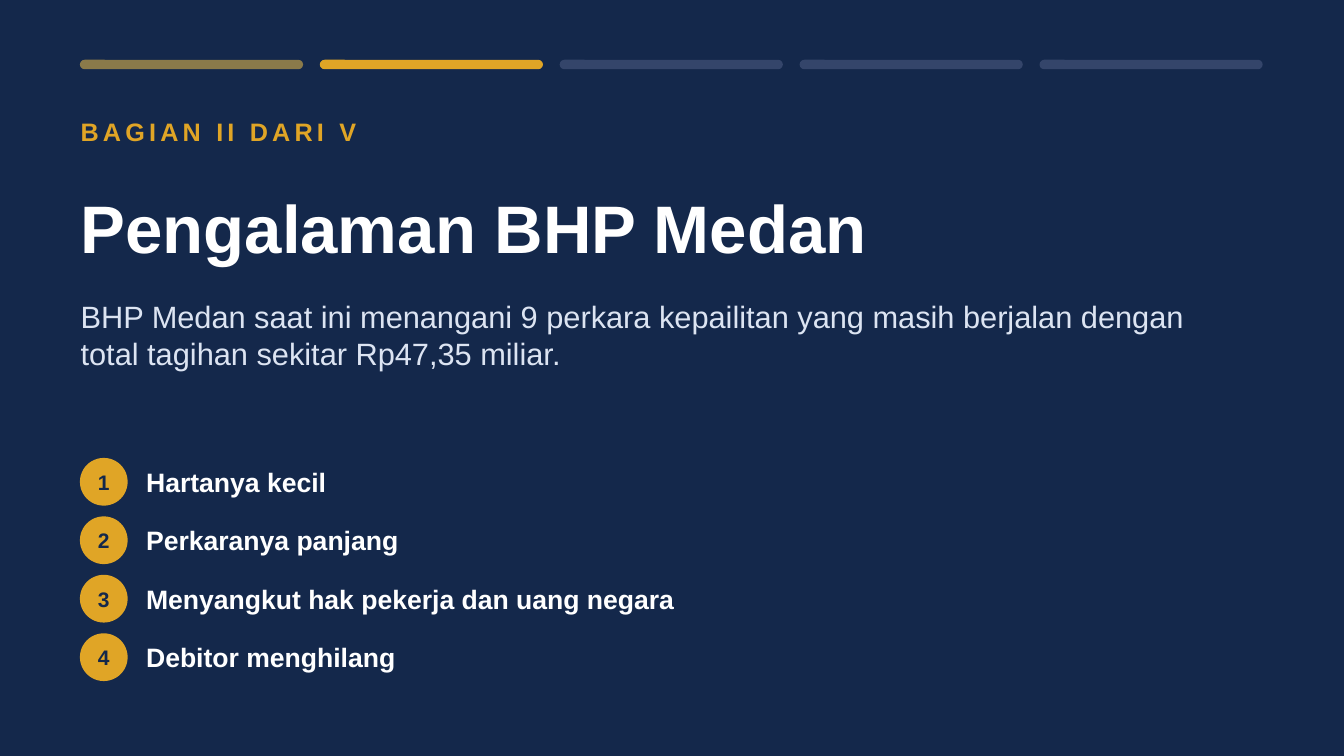
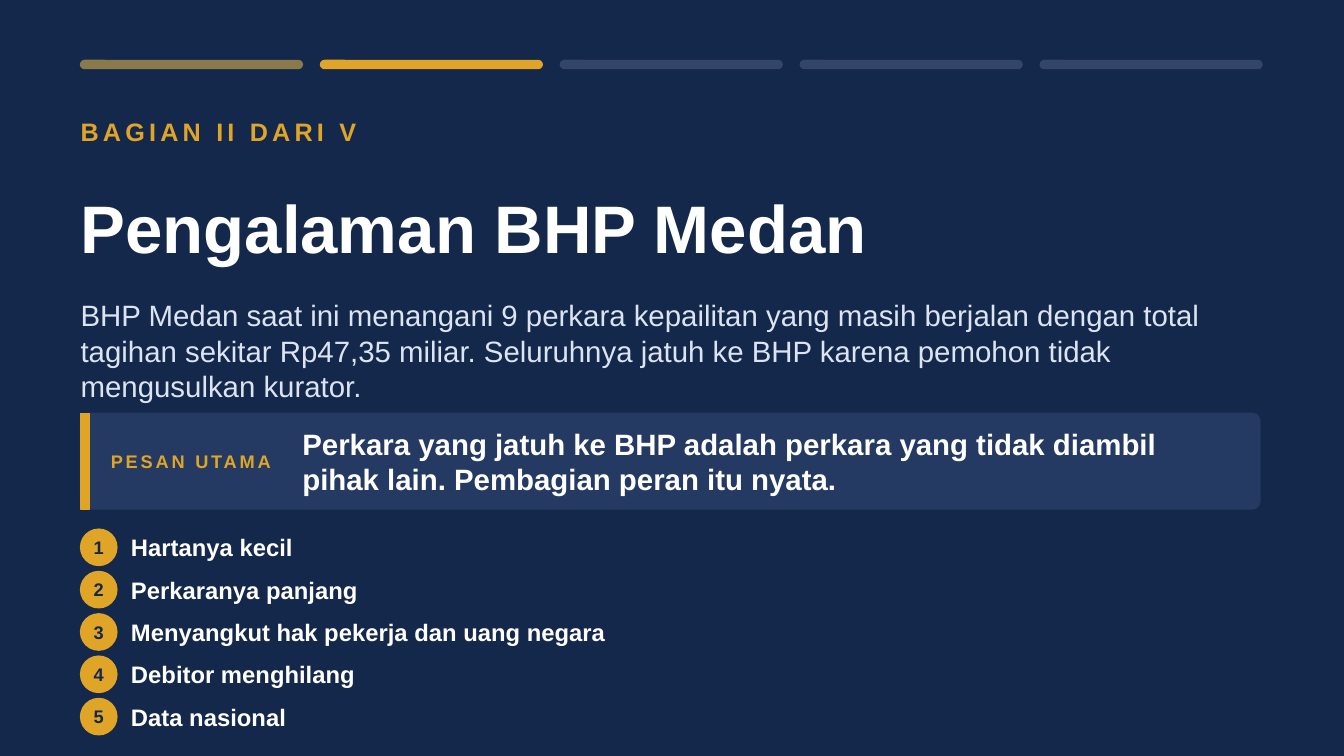
Before and after one commit to artheralawfirm-cloud/SAPAWALI, a slide deck: slide 9 of presentasi/Paparan_BHP_Medan_RUU_Profesi_Kurator.pptx (slide 8 before the commit). Drawn at 1344x756 pixels with LibreOffice and Linux fonts; fonts in the diff are those of the drawing. Boxes give left, top, right and bottom in pixels: in the first picture for what was removed or moved away, otherwise in the second. Text is boxed around its words. In the diff, an @@ line names an element or a change of style, - is before the commit and + after.

```diff
--- a/presentasi/Paparan_BHP_Medan_RUU_Profesi_Kurator.pptx
+++ b/presentasi/Paparan_BHP_Medan_RUU_Profesi_Kurator.pptx
@@ text at bbox=[81, 304, 1199, 403]: text changed; size 22 to 21 pt @@
-BHP Medan saat ini menangani 9 perkara kepailitan yang masih berjalan dengan total tagihan sekitar Rp47,35 miliar.
+BHP Medan saat ini menangani 9 perkara kepailitan yang masih berjalan dengan total tagihan sekitar Rp47,35 miliar. Seluruhnya jatuh ke BHP karena pemohon tidak mengusulkan kurator.
@@ rounded rectangle added at bbox=[81, 413, 1260, 509], fill #243A63, outline #243A63 1 pt @@
@@ rectangle added at bbox=[81, 413, 90, 509], fill #E0A526, outline #E0A526 1 pt @@
@@ text added at bbox=[111, 413, 302, 509], 13 pt, text #E0A526, bold @@
+PESAN UTAMA
@@ text added at bbox=[302, 433, 1156, 496], 21 pt, text #FFFFFF, bold @@
+Perkara yang jatuh ke BHP adalah perkara yang tidak diambil pihak lain. Pembagian peran itu nyata.
@@ size 15 to 13 pt in 4 elements at bbox=[94, 668, 104, 681], bbox=[94, 626, 104, 639], bbox=[94, 583, 104, 596], bbox=[94, 541, 104, 554] @@
@@ text "1": place and size @@
-text "1" at bbox=[98, 475, 110, 490]
+text "1" at bbox=[94, 541, 104, 554]
@@ ellipse: place and size @@
-ellipse at bbox=[81, 517, 127, 564]
+ellipse at bbox=[81, 529, 117, 566]
@@ size 19 to 17 pt in 4 elements at bbox=[131, 665, 355, 688], bbox=[131, 623, 605, 646], bbox=[131, 581, 357, 604], bbox=[131, 538, 293, 561] @@
@@ text "Hartanya kecil": place and size @@
-text "Hartanya kecil" at bbox=[146, 472, 326, 497]
+text "Hartanya kecil" at bbox=[131, 538, 293, 561]
@@ text "2": place and size @@
-text "2" at bbox=[98, 533, 110, 548]
+text "2" at bbox=[94, 583, 104, 596]
@@ ellipse: place and size @@
-ellipse at bbox=[81, 576, 127, 622]
+ellipse at bbox=[81, 572, 117, 608]
@@ text "Perkaranya panjang": place and size @@
-text "Perkaranya panjang" at bbox=[146, 530, 399, 556]
+text "Perkaranya panjang" at bbox=[131, 581, 357, 604]
@@ text "3": place and size @@
-text "3" at bbox=[98, 592, 110, 608]
+text "3" at bbox=[94, 626, 104, 639]
@@ ellipse: place and size @@
-ellipse at bbox=[81, 459, 127, 505]
+ellipse at bbox=[81, 614, 117, 650]
@@ text "Menyangkut hak pekerja dan uang ...": place and size @@
-text "Menyangkut hak pekerja dan uang ..." at bbox=[146, 589, 674, 614]
+text "Menyangkut hak pekerja dan uang ..." at bbox=[131, 623, 605, 646]
@@ text "4": place and size @@
-text "4" at bbox=[98, 650, 110, 665]
+text "4" at bbox=[94, 668, 104, 681]
@@ ellipse: place and size @@
-ellipse at bbox=[81, 634, 127, 681]
+ellipse at bbox=[81, 656, 117, 693]
@@ text "Debitor menghilang": place and size @@
-text "Debitor menghilang" at bbox=[146, 647, 395, 673]
+text "Debitor menghilang" at bbox=[131, 665, 355, 688]
@@ ellipse added at bbox=[81, 699, 117, 735], fill #E0A526, outline #E0A526 1 pt @@
@@ text added at bbox=[94, 710, 104, 723], 13 pt, text #14284B, bold @@
+5
@@ text added at bbox=[131, 708, 286, 727], 17 pt, text #FFFFFF, bold @@
+Data nasional
```
Also in this commit, not shown: 24 other slides changed, 2 slides added, 6 other files.
